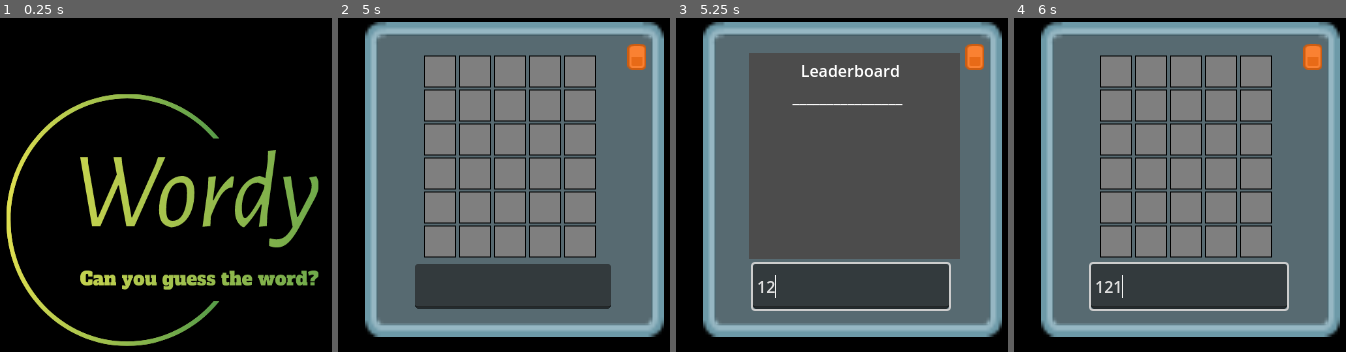
Above: before the commit, frames 1-4 (left to right).
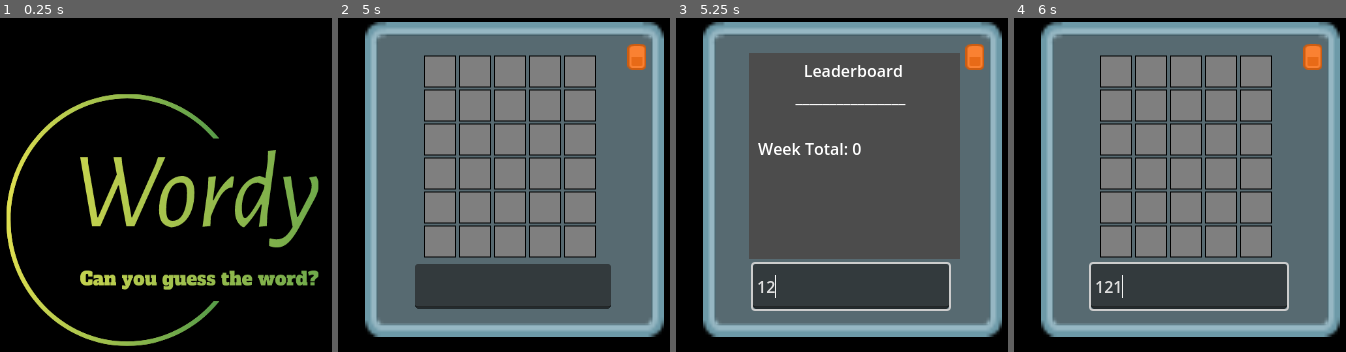
Above: after the commit, the same moments.

Repository: KindaWrks/Wordy
Game: Godot game, scene res://boot_up.tscn
Two runs of this game, one before a commit and one after it. Both use one fixed random seed, a clock stepped at 60 frames per second and the inputs below.
Inputs (mouse positions are in pixels of both pictures, inside the frame that each line leads up to):
- Up to frame 1 (0.25 s): no input
- Up to frame 2 (5 s): tap Enter at 0.5, 2, 3.5 s; move the mouse to (603, 198) at 0.52 s; tap 1 (Show_LB) at 0.6, 2.1, 3.6 s; click (603, 198) at 0.67 s; tap Space at 1.25, 2.75, 4.25 s; drag from (434, 238) to (494, 298) at 1.27 s; move the mouse to (553, 131) at 2.02 s; click (553, 131) at 2.17 s; drag from (494, 298) to (394, 158) at 2.77 s; move the mouse to (633, 278) at 3.52 s; click (633, 278) at 3.67 s; drag from (394, 158) to (454, 118) at 4.27 s
- Up to frame 3 (5.25 s): click (851, 285) at 5.02 s; type "12" at 5.1 s
- Up to frame 4 (6 s): move the mouse to (1189, 31) at 5.77 s; tap 1 (Show_LB) at 5.85 s; click (1189, 31) at 5.92 s

Frames 1-2 are identical in both runs. In frame 3, 1.2% of the frame differs, in the area x 24-70%, y 14-42%; in frame 4, nothing differs.

Commit message:
scrollcontainer and added Weekly total

Diff:
--- a/LeaderBoard.gd
+++ b/LeaderBoard.gd
@@ -5,7 +5,7 @@
 const LEADERBOARD_FILE = "user://LBoard.txt"
 
 @onready var LBoard = $"."
-@onready var LBLabel = $LeaderboardLabel
+@onready var LBLabel = $ScrollContainer/LeaderboardLabel
 
 var leaderboard_data = {}
 
@@ -16,6 +16,9 @@
 func _process(_delta):
 	var attempts = get_parent().attempts
 	show_hide_lb()
+
+	if get_current_weekday() == "Saturday":
+		update_lb_label()
 
 func load_leaderboard():
 	var file = FileAccess.open(LEADERBOARD_FILE, FileAccess.READ)
@@ -52,10 +55,12 @@
 	save_leaderboard()
 
 func update_lb_label():
-	# Construct text to display in the label
 	var lb_text = "           Leaderboard\n" + "         ________________" + "\n"
 	for date_key in leaderboard_data.keys():
 		lb_text += date_key + ": " + str(leaderboard_data[date_key]) + "\n"
+
+	var week_total = calculate_week_total()
+	lb_text += "\nWeek Total: " + str(week_total)
 
 	LBLabel.text = lb_text
 
@@ -74,3 +79,15 @@
 		return true
 	else:
 		return false
+
+func calculate_week_total():
+	var week_total = 0
+	var current_weekday = Time.get_datetime_dict_from_system().weekday
+	var days_of_week = ["Sunday", "Monday", "Tuesday", "Wednesday", "Thursday", "Friday", "Saturday"]
+
+	for day_key in leaderboard_data.keys():
+		var day_index = days_of_week.find(day_key)
+		if day_index <= current_weekday:
+			week_total += leaderboard_data[day_key]
+
+	return week_total
--- a/wordy.tscn
+++ b/wordy.tscn
@@ -186,13 +186,6 @@
 z_index = 1
 script = ExtResource("9_jr2qa")
 
-[node name="LeaderboardLabel" type="Label" parent="LeaderBoard"]
-z_index = 1
-offset_left = 102.0
-offset_top = 41.0
-offset_right = 300.0
-offset_bottom = 235.0
-
 [node name="ColorRect" type="ColorRect" parent="LeaderBoard"]
 offset_left = 96.0
 offset_top = 35.0
@@ -200,6 +193,17 @@
 offset_bottom = 241.0
 color = Color(0.299547, 0.299547, 0.299547, 1)
 
+[node name="ScrollContainer" type="ScrollContainer" parent="LeaderBoard"]
+offset_left = 105.0
+offset_top = 41.0
+offset_right = 301.0
+offset_bottom = 236.0
+horizontal_scroll_mode = 0
+
+[node name="LeaderboardLabel" type="Label" parent="LeaderBoard/ScrollContainer"]
+z_index = 1
+layout_mode = 2
+
 [connection signal="text_submitted" from="LineEdit" to="." method="_on_line_edit_text_submitted"]
 [connection signal="input_event" from="Area2Ddragarea" to="." method="_on_area_2d_input_event"]
 [connection signal="input_event" from="Area2Dclose" to="." method="_on_area_2_dclose_input_event"]
